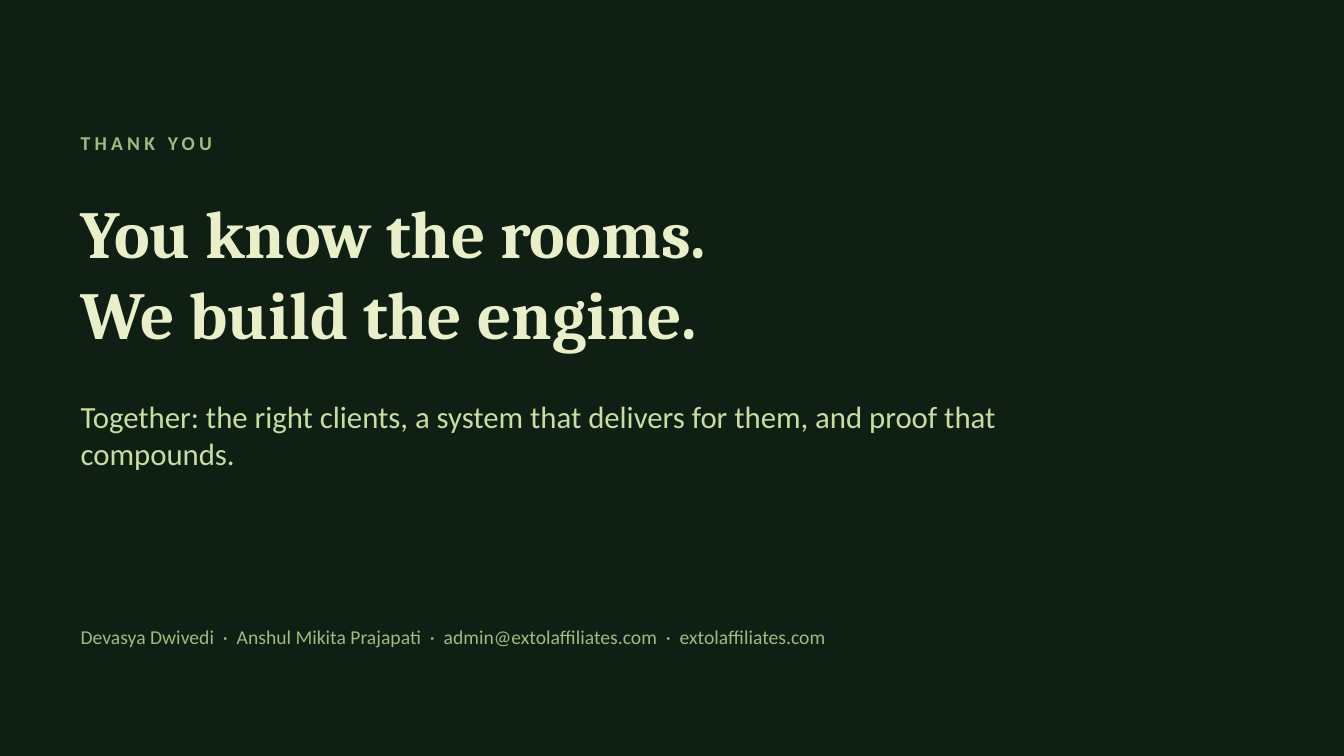
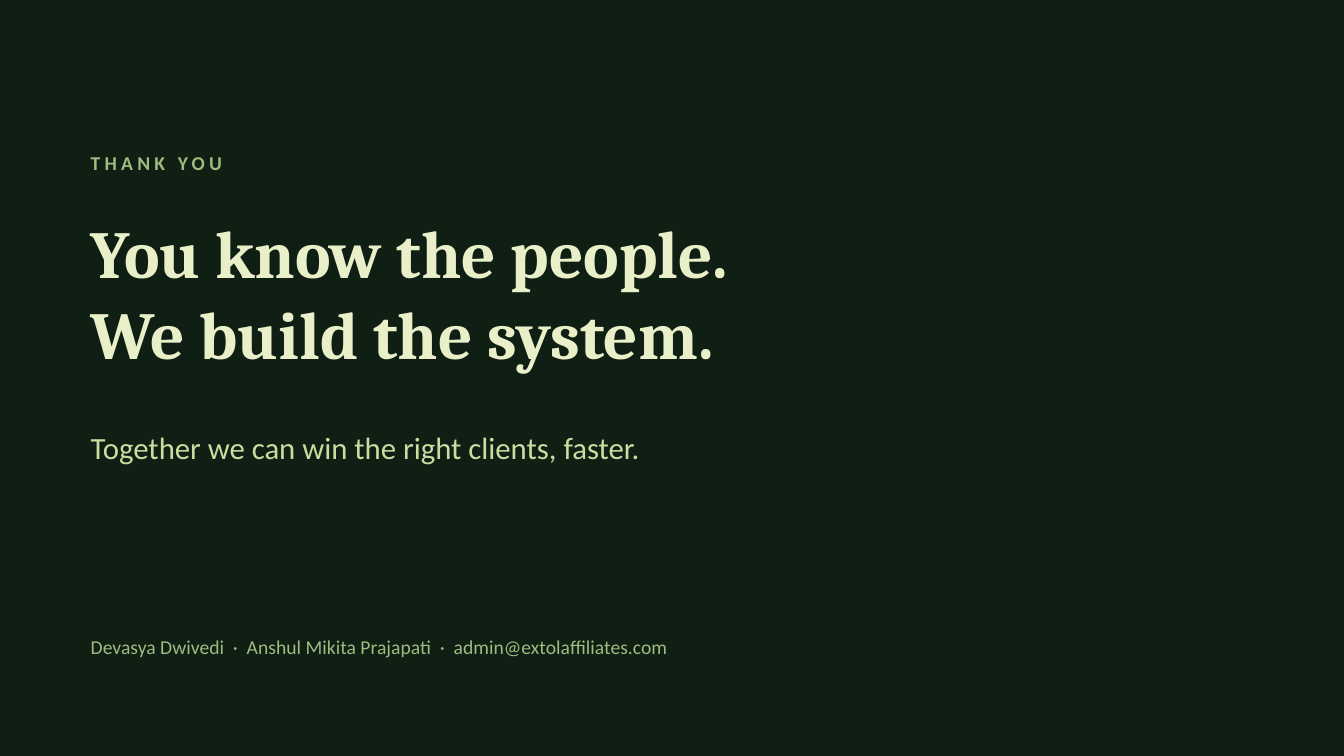
Before and after one commit to extolaffiliates/sales, a slide deck: slide 18 of decks/david-samuel/Extol-x-David-Samuel-Advisory-Briefing.pptx (slide 23 before the commit). Drawn at 1344x756 pixels with LibreOffice and Linux fonts; fonts in the diff are those of the drawing. Boxes give left, top, right and bottom in pixels: in the first picture for what was removed or moved away, otherwise in the second. Text is boxed around its words. In the diff, an @@ line names an element or a change of style, - is before the commit and + after.

```diff
--- a/decks/david-samuel/Extol-x-David-Samuel-Advisory-Briefing.pptx
+++ b/decks/david-samuel/Extol-x-David-Samuel-Advisory-Briefing.pptx
@@ text "THANK YOU": place and size @@
-text "THANK YOU" at (81,137,212,150)
+text "THANK YOU" at (91,157,222,170)
@@ title at (91,231,728,374): text changed @@
-You know the rooms.
-We build the engine.
+You know the people.
+We build the system.
@@ text at (91,437,640,465): text changed @@
-Together: the right clients, a system that delivers for them, and proof that compounds.
+Together we can win the right clients, faster.
@@ text at (91,640,667,658): text changed @@
-Devasya Dwivedi · Anshul Mikita Prajapati · admin@extolaffiliates.com · extolaffiliates.com
+Devasya Dwivedi · Anshul Mikita Prajapati · admin@extolaffiliates.com
```
Also in this commit, not shown: 5 other slides changed, 12 slides added, 17 slides removed, 7 other files.
